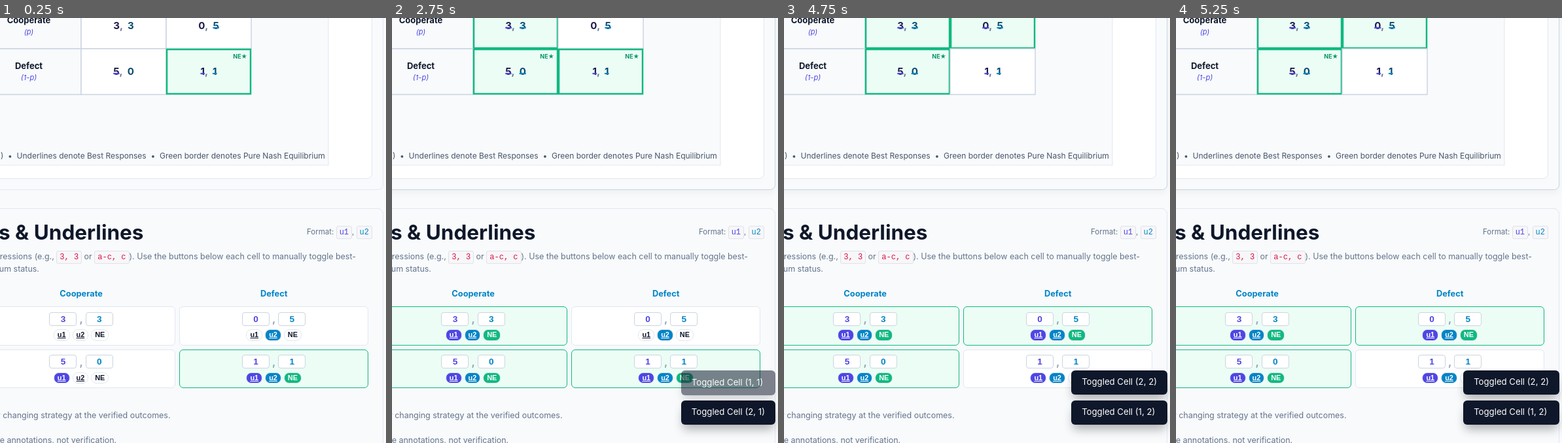
Above: before the commit, frames 1-4 (left to right).
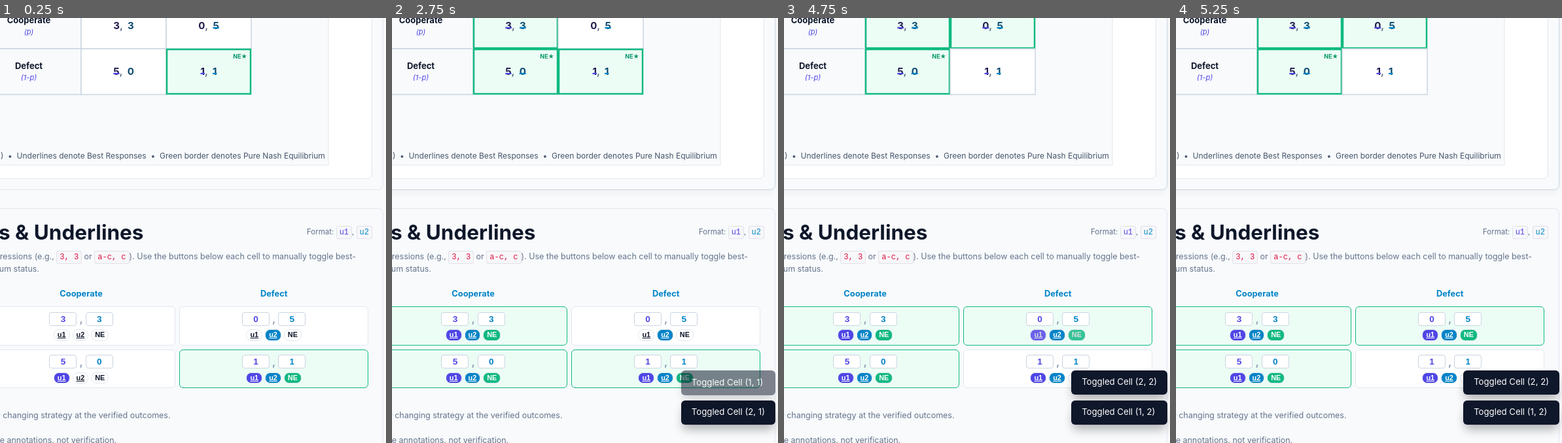
Above: after the commit, the same moments.

Repository: kochiuyu/GameTikzStudio
Game: browser game, page PayoffMatrix.html
The game is run twice, just before and just after one commit, with the same random seed, the same clock (stepped at 60 frames per second) and the same inputs.
Inputs (mouse positions are % of the whole screen's width and height, from its top left):
- Up to frame 1 (0.25 s): no input
- Up to frame 2 (2.75 s): click (64, 51) at 0.27 s; click (64, 54) at 1.07 s; tap Ctrl every 0.5 s from 1.1 to 2.6 s; click (53, 47) at 1.67 s; click (76, 45) at 2.27 s
- Up to frame 3 (4.75 s): click (73, 58) at 2.87 s; tap Ctrl every 0.5 s from 3.1 to 4.6 s; click (50, 59) at 3.47 s; click (64, 43) at 4.07 s; click (82, 52) at 4.67 s
- Up to frame 4 (5.25 s): tap Ctrl at 5.1 s
The pictures show only the part of the screen within x 49-99%, y 50-100%; the shares and areas given below are measured in that part.

Frames 1-2 are identical in both runs. In frame 3, 0.2% of the frame differs, in the area x 63-78%, y 73-76%; in frame 4, nothing differs.

Commit message:
Preserve editor controls through blur and verify browser workflows

Diff:
--- a/js/game-timing.js
+++ b/js/game-timing.js
@@ -1360,7 +1360,7 @@
     var container = document.getElementById("stages-editor-list");
     if (!container) return;
 
-    container.innerHTML = timingState.stages.map(function(s, idx) {
+    var markup = timingState.stages.map(function(s, idx) {
       return '<div style="background: #ffffff; border: 1px solid var(--color-border); border-radius: 8px; padding: 0.75rem; margin-bottom: 0.75rem; box-shadow: var(--shadow-sm);">' +
         '<div style="display: flex; justify-content: space-between; align-items: center; margin-bottom: 0.5rem;">' +
           '<div style="display: flex; align-items: center; gap: 0.4rem;">' +
@@ -1388,6 +1388,8 @@
         '</div>' +
       '</div>';
     }).join('');
+    if (window.StudioProject && container.childNodes) window.StudioProject.patchControls(container, markup);
+    else container.innerHTML = markup;
   }
 
   function renderAll() {
--- a/js/payoff-matrix.js
+++ b/js/payoff-matrix.js
@@ -1149,6 +1149,11 @@
   }
 
   // Render UI Controls (Inputs for Players, Strategies, Matrix grid)
+  function updateControls(container, markup) {
+    if (window.StudioProject && container.childNodes) window.StudioProject.patchControls(container, markup);
+    else container.innerHTML = markup;
+  }
+
   function renderControls() {
     var p1 = matrixState.player1;
     var p2 = matrixState.player2;
@@ -1171,7 +1176,7 @@
     // Render Strategy Inputs
     var p1StratContainer = document.getElementById("p1-strategies-container");
     if (p1StratContainer) {
-      p1StratContainer.innerHTML = p1.strategies.map(function(s, idx) {
+      updateControls(p1StratContainer, p1.strategies.map(function(s, idx) {
         var isElim = matrixState.eliminatedRows.indexOf(idx) !== -1;
         return '<div style="display: flex; gap: 0.35rem; align-items: center; margin-bottom: 0.35rem;">' +
           '<span style="font-size: 0.75rem; font-weight: 700; color: #4f46e5; width: 22px;">R' + (idx + 1) + '</span>' +
@@ -1179,12 +1184,12 @@
           '<input type="text" maxlength="10000" class="input-modern" style="width: 50px; padding: 0.3rem 0.3rem; font-s …(253 unchanged characters)…
           '<button type="button" class="btn-modern btn-modern-secondary ' + (isElim ? 'active' : '') + '" style="paddin …(193 unchanged characters)…
         '</div>';
-      }).join('');
+      }).join(''));
     }
 
     var p2StratContainer = document.getElementById("p2-strategies-container");
     if (p2StratContainer) {
-      p2StratContainer.innerHTML = p2.strategies.map(function(s, idx) {
+      updateControls(p2StratContainer, p2.strategies.map(function(s, idx) {
         var isElim = matrixState.eliminatedCols.indexOf(idx) !== -1;
         return '<div style="display: flex; gap: 0.35rem; align-items: center; margin-bottom: 0.35rem;">' +
           '<span style="font-size: 0.75rem; font-weight: 700; color: #0284c7; width: 22px;">C' + (idx + 1) + '</span>' +
@@ -1192,7 +1197,7 @@
           '<input type="text" maxlength="10000" class="input-modern" style="width: 50px; padding: 0.3rem 0.3rem; font-s …(253 unchanged characters)…
           '<button type="button" class="btn-modern btn-modern-secondary ' + (isElim ? 'active' : '') + '" style="paddin …(193 unchanged characters)…
         '</div>';
-      }).join('');
+      }).join(''));
     }
 
     // Render Matrix Grid Editor Table
@@ -1227,7 +1232,7 @@
         html += '</tr>';
       }
       html += '</tbody></table>';
-      editorGrid.innerHTML = html;
+      updateControls(editorGrid, html);
     }
 
     renderEquilibriumInsight();
--- a/js/studio-project.js
+++ b/js/studio-project.js
@@ -96,6 +96,41 @@
       });
     }
     return result;
+  }
+
+  // Keep controls alive during blur/change. Replacing innerHTML can remove the
+  // button under the pointer between mousedown and click, swallowing that click.
+  function patchControls(container, markup) {
+    var template = document.createElement('template');
+    template.innerHTML = markup;
+    function reconcile(parent, expected) {
+      var wanted = Array.from(expected.childNodes);
+      wanted.forEach(function (next, index) {
+        var current = parent.childNodes[index];
+        if (!current) { parent.appendChild(next.cloneNode(true)); return; }
+        if (current.nodeType !== next.nodeType || current.nodeName !== next.nodeName) {
+          parent.replaceChild(next.cloneNode(true), current);
+          return;
+        }
+        if (current.nodeType !== 1) {
+          if (current.nodeValue !== next.nodeValue) current.nodeValue = next.nodeValue;
+          return;
+        }
+        Array.from(current.attributes).forEach(function (attribute) {
+          if (!next.hasAttribute(attribute.name)) current.removeAttribute(attribute.name);
+        });
+        Array.from(next.attributes).forEach(function (attribute) {
+          if (current.getAttribute(attribute.name) !== attribute.value) current.setAttribute(attribute.name, attribute.value);
+        });
+        if (current.nodeName === 'INPUT' || current.nodeName === 'TEXTAREA') {
+          if (document.activeElement !== current && current.value !== next.value) current.value = next.value;
+        } else {
+          reconcile(current, next);
+        }
+      });
+      while (parent.childNodes.length > wanted.length) parent.removeChild(parent.lastChild);
+    }
+    reconcile(container, template.content);
   }
 
   function create(app, studio, settings) {
@@ -316,7 +351,7 @@
     }
     return project;
   }
-  window.StudioProject = { create: create };
+  window.StudioProject = { create: create, patchControls: patchControls };
   window.addEventListener('DOMContentLoaded', function () {
     var app = window.PayoffMatrixApp || window.GameTimingApp;
     if (!app) return;
--- /dev/null
+++ b/tests/control-reconciliation.test.js
@@ -0,0 +1,80 @@
+import test from 'node:test';
+import assert from 'node:assert/strict';
+import { loadBrowser } from './browser.js';
+
+class Node {
+  constructor(name, attributes = {}, children = [], value = '') {
+    this.nodeName = name;
+    this.nodeType = name === '#text' ? 3 : 1;
+    this.nodeValue = this.nodeType === 3 ? value : null;
+    this.attrs = { ...attributes };
+    this.childNodes = children;
+    this.value = value;
+  }
+  get attributes() { return Object.entries(this.attrs).map(([name, value]) => ({ name, value })); }
+  get lastChild() { return this.childNodes.at(-1); }
+  hasAttribute(name) { return name in this.attrs; }
+  getAttribute(name) { return this.attrs[name] ?? null; }
+  setAttribute(name, value) { this.attrs[name] = value; }
+  removeAttribute(name) { delete this.attrs[name]; }
+  appendChild(node) { this.childNodes.push(node); }
+  replaceChild(node, old) { this.childNodes[this.childNodes.indexOf(old)] = node; }
+  removeChild(node) { this.childNodes.splice(this.childNodes.indexOf(node), 1); }
+  cloneNode() { return new Node(this.nodeName, this.attrs, this.childNodes.map(node => node.cloneNode(true)), this.nodeType === 3 ? this.nodeValue : this.value); }
+}
+function fixture() {
+  const context = loadBrowser('studio-project.js');
+  let expected;
+  context.document.createElement = name => {
+    assert.equal(name, 'template');
+    return { set innerHTML(markup) { assert.equal(markup, 'updated markup'); }, get content() { return expected; } };
+  };
+  return { context, render(container, next) { expected = next; context.StudioProject.patchControls(container, 'updated markup'); } };
+}
+
+test('text edits preserve the adjacent button identity through blur and click', () => {
+  const { render } = fixture();
+  const input = new Node('INPUT', { value: '3' }, [], '3');
+  const label = new Node('#text', {}, [], 'NE');
+  const button = new Node('BUTTON', { class: 'inactive', onclick: 'toggleNE(0,0)' }, [label]);
+  const row = new Node('DIV', {}, [input, button]);
+  const container = new Node('DIV', {}, [row]);
+  const next = new Node('DIV', {}, [new Node('DIV', {}, [new Node('INPUT', { value: '10-c' }, [], '10-c'), new Node('BUTTON', { class: 'active', onclick: 'toggleNE(0,0)' }, [new Node('#text', {}, [], 'NE')])])]);
+  render(container, next);
+  assert.equal(container.childNodes[0], row);
+  assert.equal(row.childNodes[0], input);
+  assert.equal(row.childNodes[1], button); // Browser's pending click still targets this node.
+  assert.equal(button.childNodes[0], label);
+  assert.equal(button.getAttribute('class'), 'active');
+  assert.equal(input.value, '10-c');
+});
+
+test('focused input keeps its value while inactive controls reflect restored state', () => {
+  const { context, render } = fixture();
+  const input = new Node('INPUT', {}, [], 'Typing in progress');
+  const textarea = new Node('TEXTAREA', {}, [], 'Old action');
+  const container = new Node('DIV', {}, [input, textarea]);
+  context.document.activeElement = input;
+  const next = new Node('DIV', {}, [new Node('INPUT', {}, [], 'Model value'), new Node('TEXTAREA', {}, [], 'Restored action')]);
+  render(container, next);
+  assert.equal(input.value, 'Typing in progress');
+  assert.equal(textarea.value, 'Restored action');
+  context.document.activeElement = null;
+  render(container, next);
+  assert.equal(input.value, 'Model value');
+});
+
+test('structural edits replace only changed node types and remove/add surplus nodes', () => {
+  const { render } = fixture();
+  const preserved = new Node('BUTTON', { disabled: '', onclick: 'moveStage(1,1)' }, [new Node('#text', {}, [], 'Down')]);
+  const container = new Node('DIV', {}, [preserved, new Node('INPUT'), new Node('SPAN')]);
+  render(container, new Node('DIV', {}, [new Node('BUTTON', { onclick: 'moveStage(0,1)' }, [new Node('#text', {}, [], 'Move down')]), new Node('TEXTAREA', {}, [], 'Action')]));
+  assert.equal(container.childNodes.length, 2);
+  assert.equal(container.childNodes[0], preserved);
+  assert.equal(preserved.hasAttribute('disabled'), false);
+  assert.equal(preserved.getAttribute('onclick'), 'moveStage(0,1)');
+  assert.equal(preserved.childNodes[0].nodeValue, 'Move down');
+  assert.equal(container.childNodes[1].nodeName, 'TEXTAREA');
+  render(container, new Node('DIV', {}, [preserved.cloneNode(true), container.childNodes[1].cloneNode(true), new Node('BUTTON')]));
+  assert.equal(container.childNodes.length, 3);
+});
Not shown, changed: VALIDATION.md
